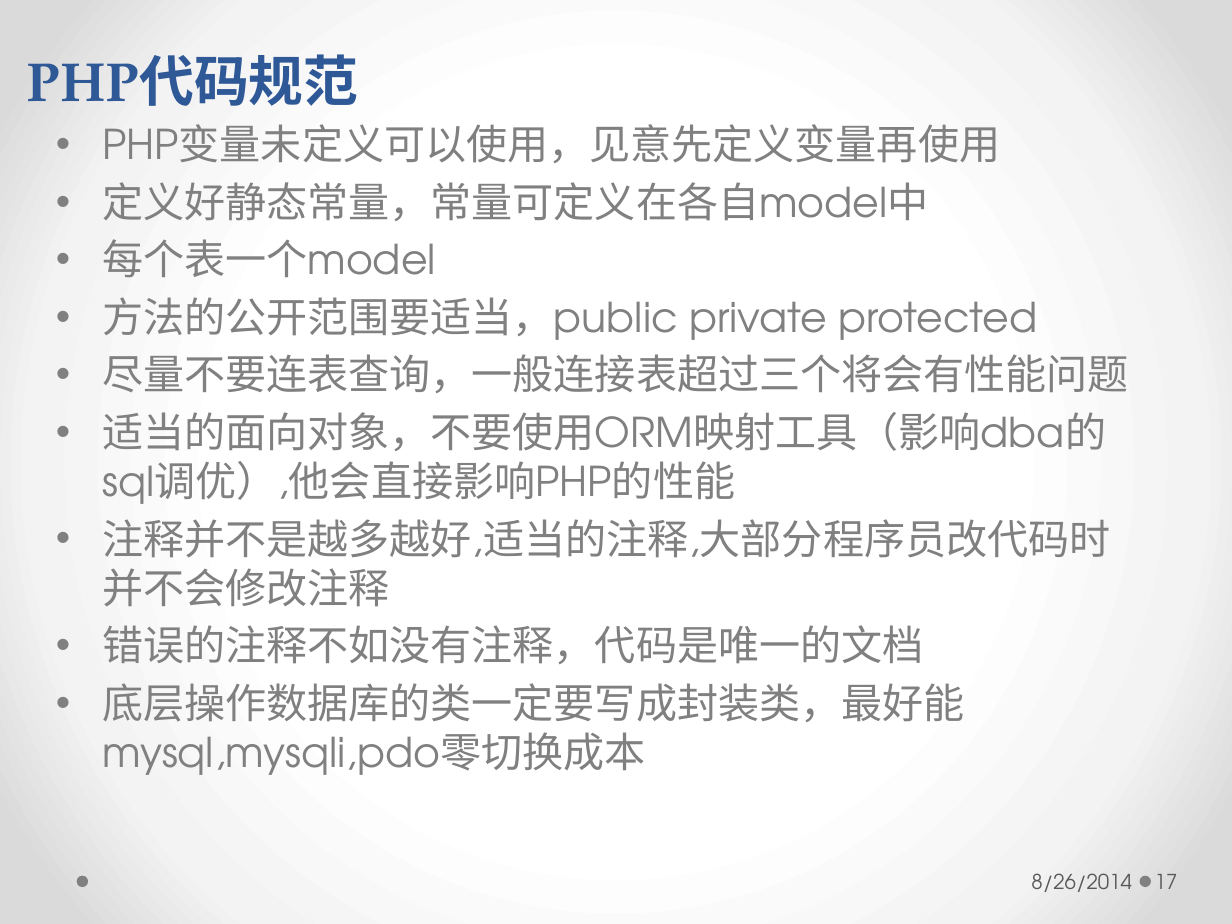
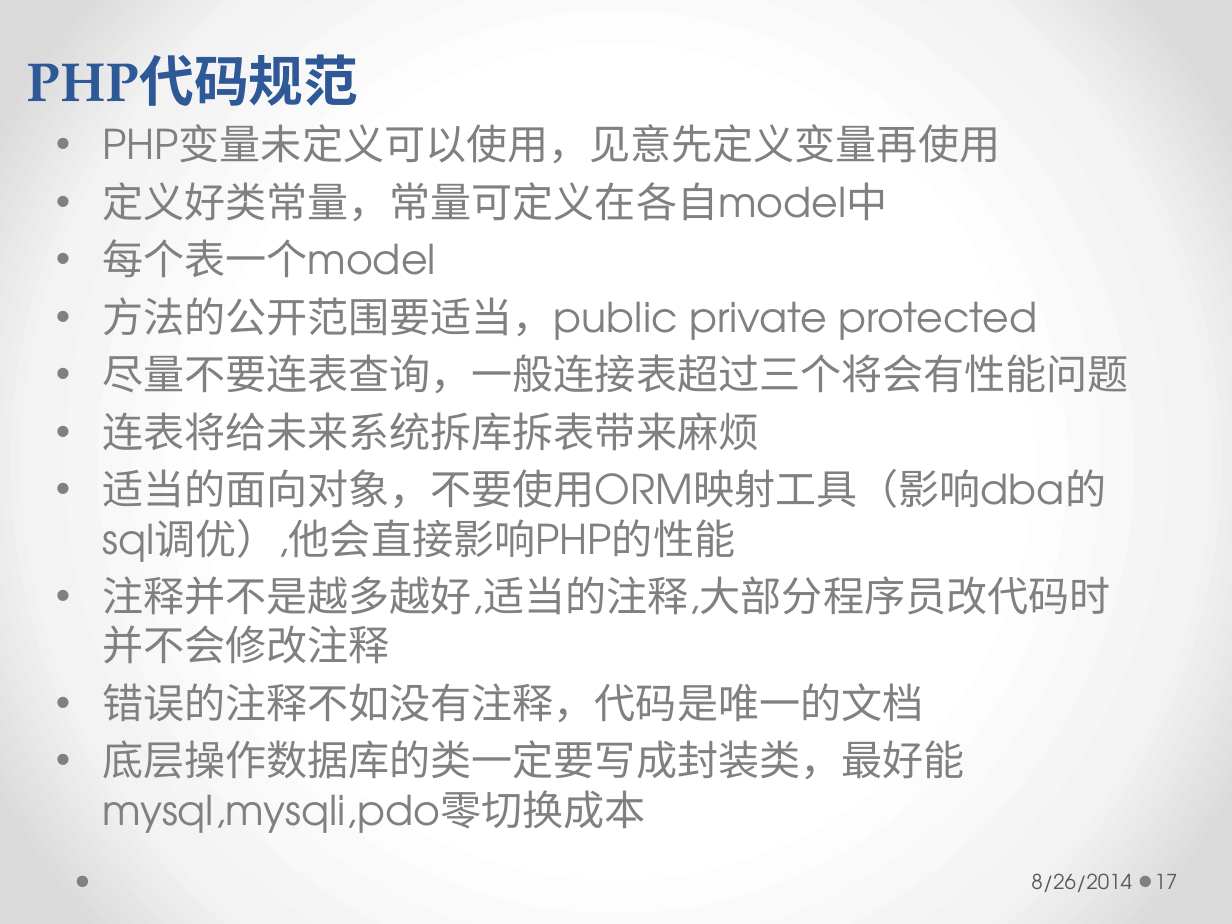
Before and after one commit to longhaisheng/dbroute, a slide deck: slide 17 of dbroute.pptx. Drawn at 1232x924 pixels with LibreOffice and Linux fonts; fonts in the diff are those of the drawing. Boxes give left, top, right and bottom in pixels: in the first picture for what was removed or moved away, otherwise in the second. Text is boxed around its words. In the diff, an @@ line names an element or a change of style, - is before the commit and + after.

```diff
--- a/dbroute.pptx
+++ b/dbroute.pptx
@@ text at box(102, 182, 888, 221): text changed @@
-• 定义好静态常量，常量可定义在各自model中
+• 定义好类常量，常量可定义在各自model中
@@ text at box(102, 412, 759, 451): paragraph added @@
+• 连表将给未来系统拆库拆表带来麻烦
```
Also in this commit, not shown: 6 other slides changed, 4 slides added.
